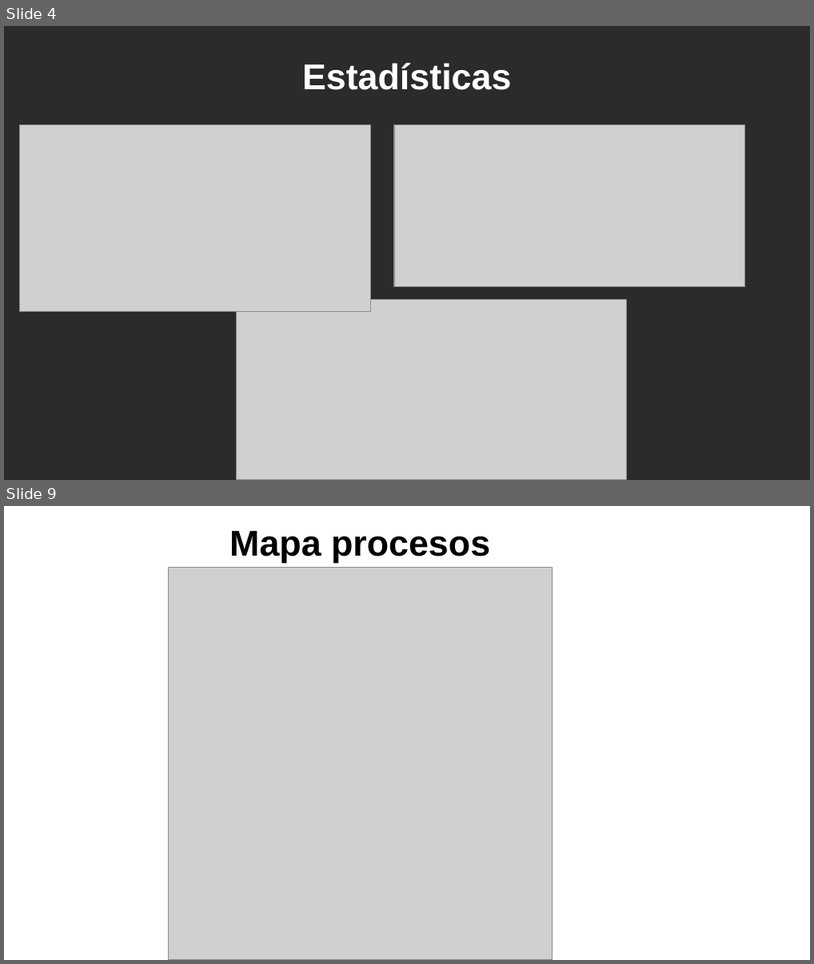
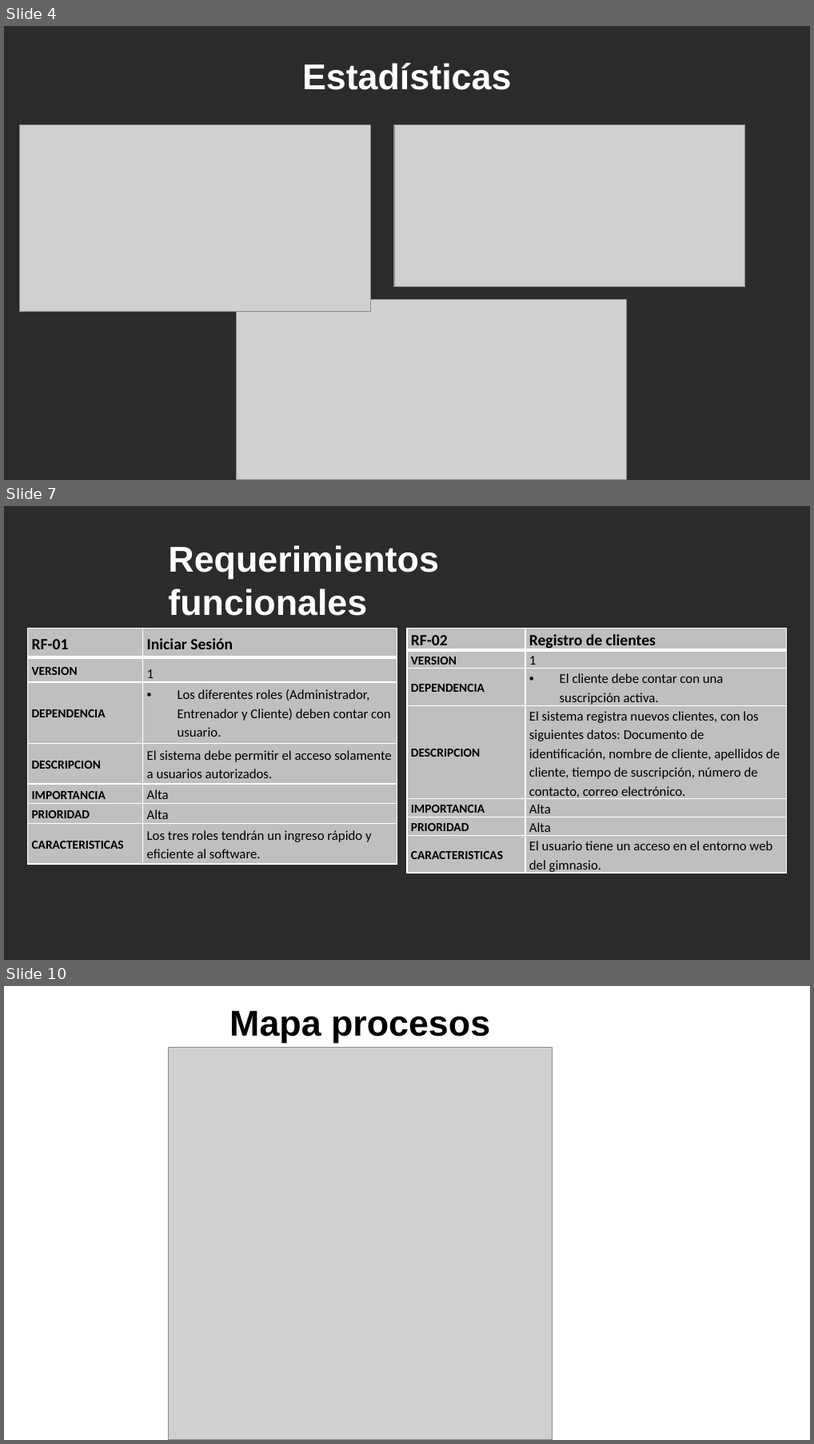
Before and after one commit to teamfsteelsystem/ProyectoFSS, a slide deck: Descripcion FSS/ExpoOficialFSS.pptx. Shown one above the other, each under a label of ours: slides 4 and 9 before the commit, slides 4, 7 and 10 after it; the slides between them are not shown. The pictures are 814x964 and 814x1444 pixels, drawn with LibreOffice and Linux fonts; fonts in the diff are those of the drawing; grey boxes stand for pictures; background and template pictures are left out; a plain dark background stands for a picture behind light text. Boxes give left, top, right and bottom in pixels: in the first picture for what was removed or moved away, otherwise in the second. Text is boxed around its words. In the diff, an @@ line names an element or a change of style, - is before the commit and + after.

```diff
--- a/Descripcion FSS/ExpoOficialFSS.pptx
+++ b/Descripcion FSS/ExpoOficialFSS.pptx
@@ slide 7 added at <box>4,506,810,960</box>, background picture (left out) @@
@@ text added at <box>168,545,438,616</box>, 32 pt, text #FFFFFF, bold @@
+Requerimientos funcionales
@@ table added at <box>27,628,398,864</box>, 7 rows, 2 columns @@
+RF-01 | Iniciar Sesión
+VERSION | 1
+DEPENDENCIA | Los diferentes roles (Administrador, Entrenador y Cliente) deben contar con usuario.
+DESCRIPCION | El sistema debe permitir el acceso solamente a usuarios autorizados.
+IMPORTANCIA | Alta
+PRIORIDAD | Alta
+CARACTERISTICAS | Los tres roles tendrán un ingreso rápido y eficiente al software.
@@ table added at <box>407,628,787,876</box>, 7 rows, 2 columns @@
+RF-02 | Registro de clientes
+VERSION | 1
+DEPENDENCIA | El cliente debe contar con una suscripción activa.
+DESCRIPCION | El sistema registra nuevos clientes, con los siguientes datos: Documento de identificación, nombre de cliente, apellidos de cliente, tiempo de suscripción, número de contacto, correo electrónico.
+IMPORTANCIA | Alta
+PRIORIDAD | Alta
+CARACTERISTICAS | El usuario tiene un acceso en el entorno web del gimnasio.
@@ what was slide 9 is now slide 10 @@
```
Also in this commit, not shown: 6 slides changed, 4 other slides added, 2 slides removed, 7 other files.
